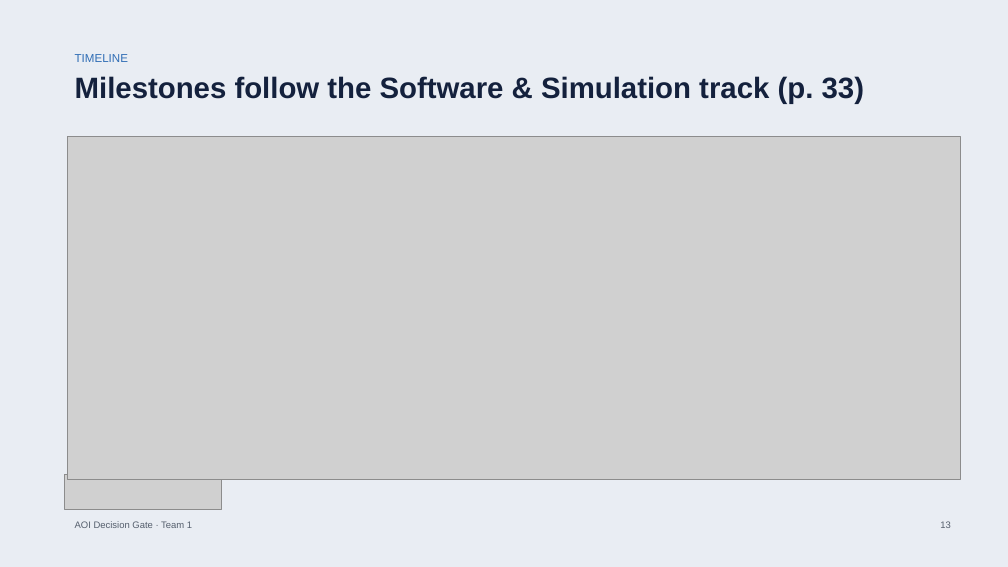
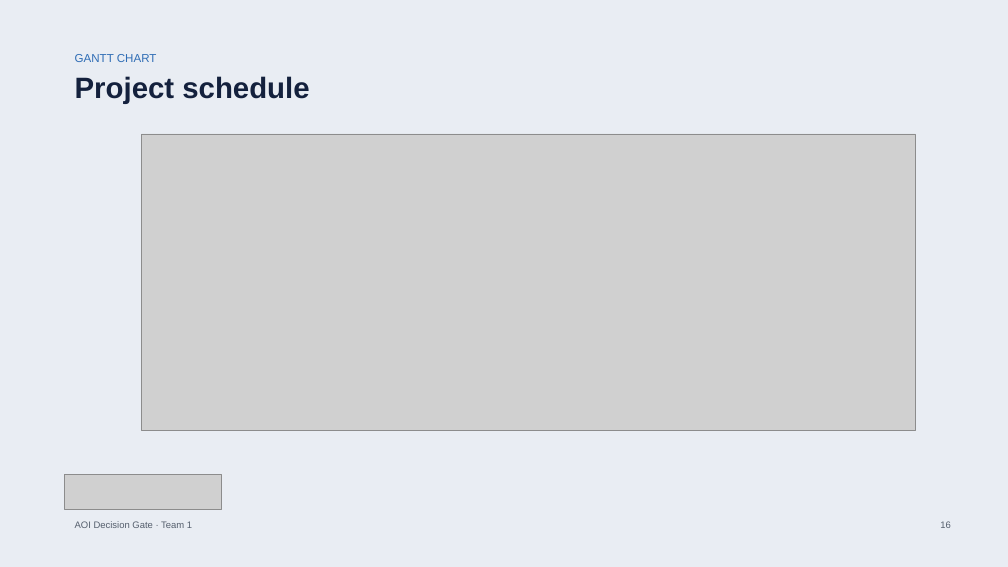
Before and after one commit to bodhi584/aoi-decision-gate, a slide deck: slide 16 of docs/slides_revised_topic.pptx (slide 13 before the commit). Drawn at 1008x567 pixels with LibreOffice and Linux fonts; fonts in the diff are those of the drawing; grey boxes stand for pictures. Boxes give left, top, right and bottom in pixels: in the first picture for what was removed or moved away, otherwise in the second. Text is boxed around its words. In the diff, an @@ line names an element or a change of style, - is before the commit and + after.

Commit message:
Slides: all proposal sections (scope, goals, tech stack, MVP, plan, team, timeline, outcomes, bill of materials, risks)

```diff
--- a/docs/slides_revised_topic.pptx
+++ b/docs/slides_revised_topic.pptx
@@ text at (x1=75, y1=54, x2=157, y2=62): text changed @@
-TIMELINE
+GANTT CHART
@@ text at (x1=75, y1=76, x2=309, y2=104): text changed @@
-Milestones follow the Software & Simulation track (p. 33)
+Project schedule
@@ picture resized from (x1=67, y1=137, x2=960, y2=479) to (x1=141, y1=134, x2=916, y2=430) @@
```
Also in this commit, not shown: 9 other slides changed, 8 slides added, 1 slide removed, 1 other file.
